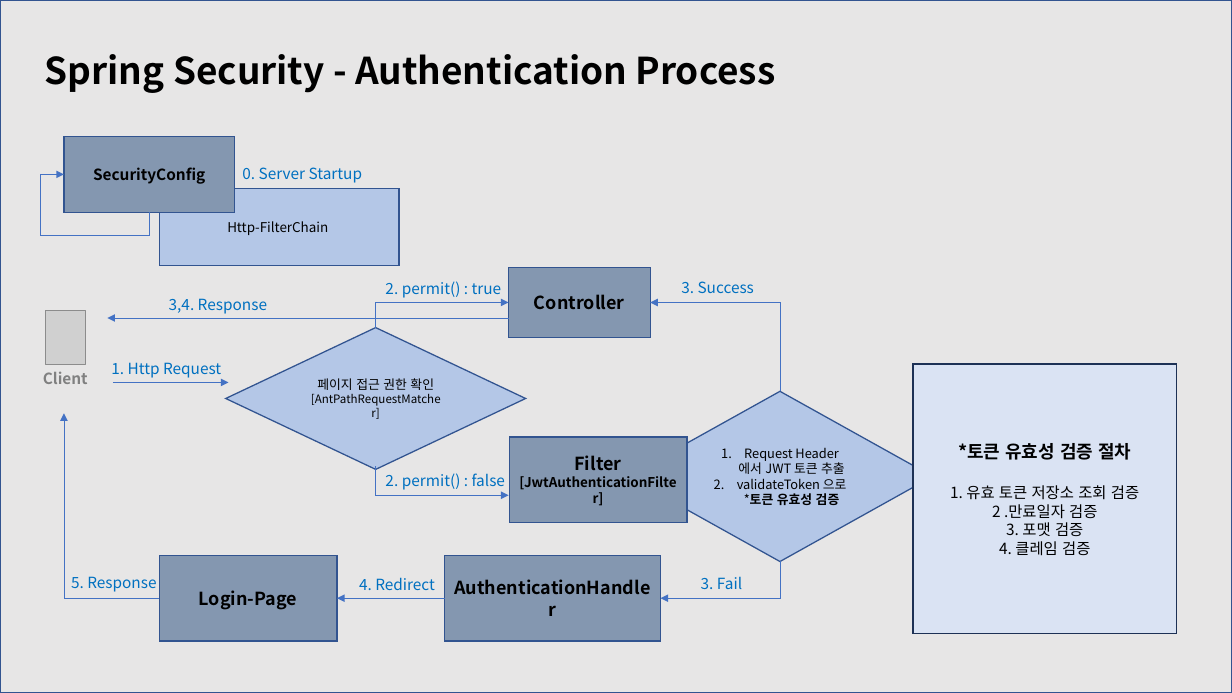
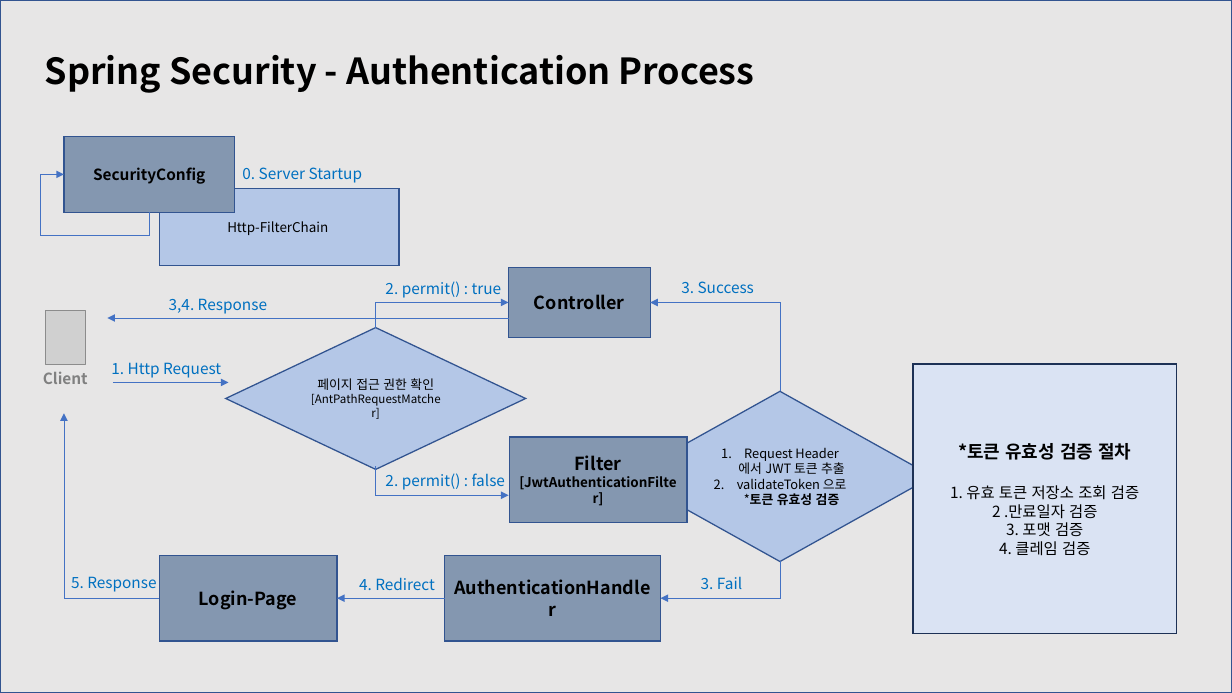
Before and after one commit to mon99745/SecurityReference, a slide deck: slide 2 of pptx/Readme-240503.pptx. Drawn at 1232x693 pixels with LibreOffice and Linux fonts; fonts in the diff are those of the drawing; grey boxes stand for pictures. Boxes give left, top, right and bottom in pixels: in the first picture for what was removed or moved away, otherwise in the second. Text is boxed around its words. In the diff, an @@ line names an element or a change of style, - is before the commit and + after.

```diff
--- a/pptx/Readme-240503.pptx
+++ b/pptx/Readme-240503.pptx
@@ title "Spring Security - Authentication Process" at [45, 55, 755, 93]: size 28.8 to 28 pt @@
```
Also in this commit, not shown: 3 other slides changed, 1 slide removed, 7 other files.
